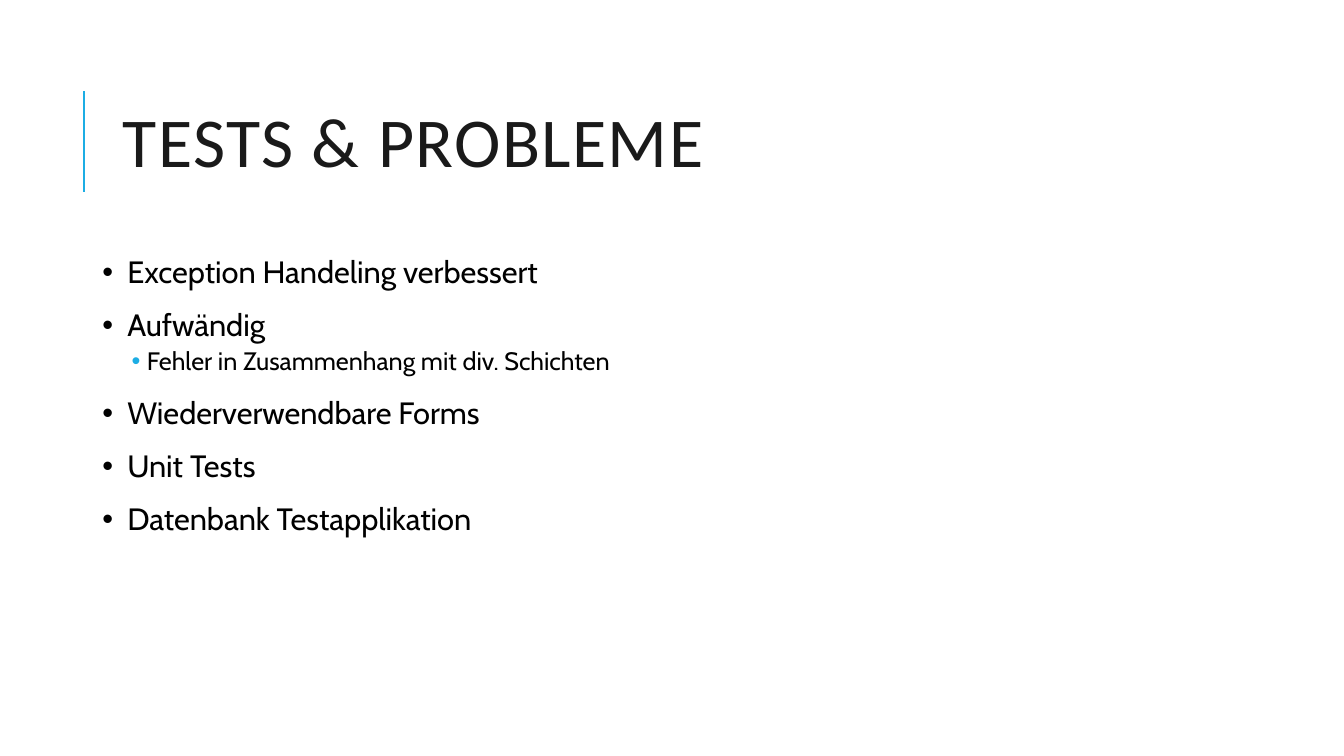
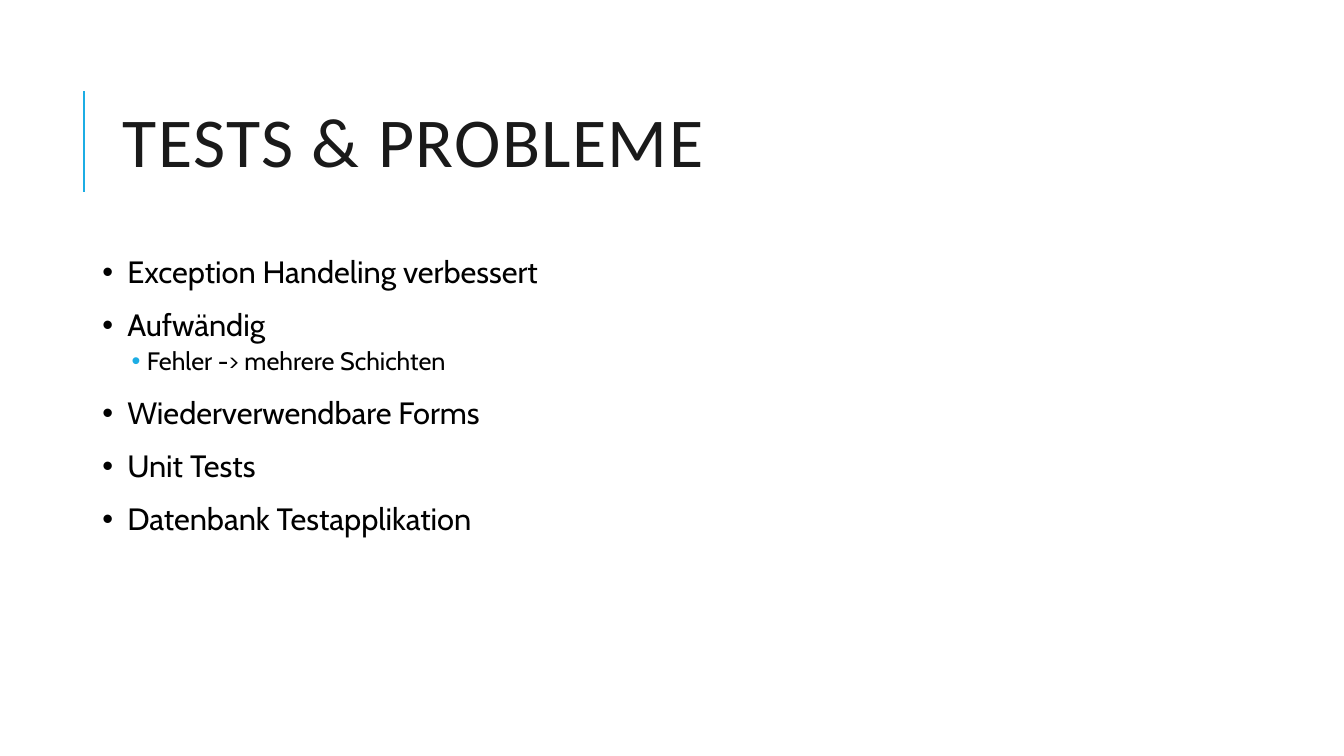
Before and after one commit to Dabjazz/SportsClubManager, a slide deck: slide 34 of Presentation/Presentation.pptx (slide 35 before the commit). Drawn at 1344x756 pixels with LibreOffice and Linux fonts; fonts in the diff are those of the drawing. Boxes give left, top, right and bottom in pixels: in the first picture for what was removed or moved away, otherwise in the second. Text is boxed around its words. In the diff, an @@ line names an element or a change of style, - is before the commit and + after.

```diff
--- a/Presentation/Presentation.pptx
+++ b/Presentation/Presentation.pptx
@@ text at [147, 351, 445, 371]: text changed @@
-  • Fehler in Zusammenhang mit div. Schichten
+  • Fehler -> mehrere Schichten
```
Also in this commit, not shown: 2 other slides changed, 1 slide added, 2 slides removed, 1 other file.
